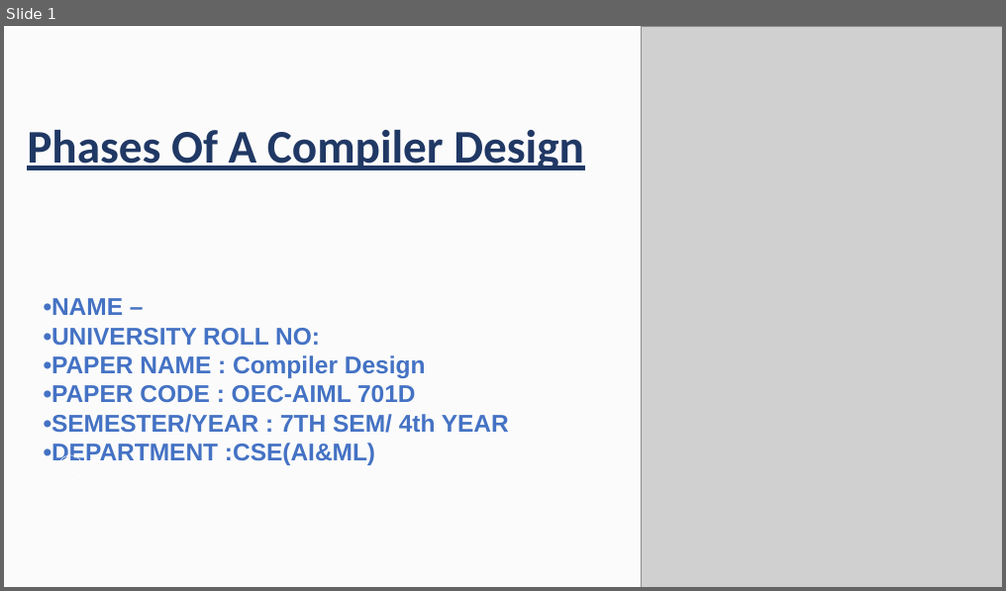
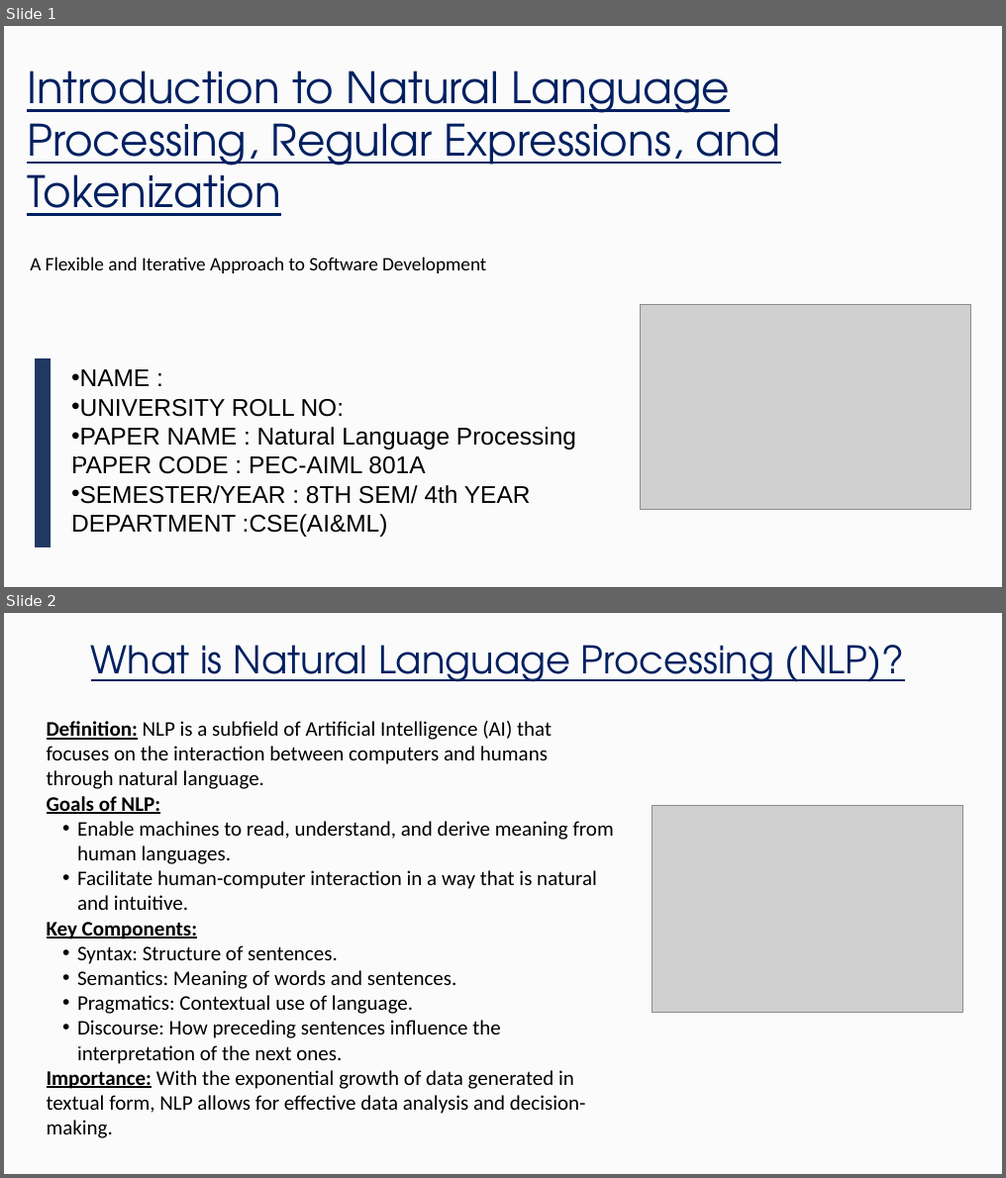
Before and after one commit to aditya2027krml/Undergraduate-CSE-AI-ML-Presentations-and-Reports-of-College, a slide deck: 4th Year/Presentations/34230821034.pptx. Shown one above the other, each under a label of ours: slide 1 before the commit, slides 1 and 2 after it. The pictures are 1006x591 and 1006x1178 pixels, drawn with LibreOffice and Linux fonts; fonts in the diff are those of the drawing; grey boxes stand for pictures; background and template pictures are left out. Boxes give left, top, right and bottom in pixels: in the first picture for what was removed or moved away, otherwise in the second. Text is boxed around its words. In the diff, an @@ line names an element or a change of style, - is before the commit and + after.

Commit message:
Add files via upload
Introduction to Natural Language Processing, Regular Expressions, and Tokenization

```diff
--- a/4th Year/Presentations/34230821034.pptx
+++ b/4th Year/Presentations/34230821034.pptx
@@ slide 2 added at <box>4,613,1002,1174</box>, background picture (left out) @@
@@ rectangle added at <box>4,613,1002,1174</box>, fill #FAFAFA at 75% opacity @@
@@ text added at <box>91,645,904,682</box>, 44 pt, text #002060, underline @@
+What is Natural Language Processing (NLP)?
@@ text added at <box>47,721,614,1139</box>, 24 pt, text #000000 @@
+Definition: NLP is a subfield of Artificial Intelligence (AI) that focuses on the interaction between computers and humans through natural language.
+Goals of NLP:
+  • Enable machines to read, understand, and derive meaning from human languages.
+  • Facilitate human-computer interaction in a way that is natural and intuitive.
+Key Components:
+  • Syntax: Structure of sentences.
+  • Semantics: Meaning of words and sentences.
+  • Pragmatics: Contextual use of language.
+  • Discourse: How preceding sentences influence the interpretation of the next ones.
+Importance: With the exponential growth of data generated in textual form, NLP allows for effective data analysis and decision-making.
@@ picture added at <box>651,805,962,1012</box> @@
@@ rounded rectangle added at <box>58,1043,83,1067</box>, outline #FFFFFF 0.6 pt @@
@@ slide 1 changed as well @@
@@ picture removed at <box>641,26,1002,587</box> @@
@@ text at <box>27,71,781,216</box>: text changed; size 54 to 50 pt; font Calibri to TeX Gyre Adventor; text colour #203864 to #002060; bold off @@
-Phases Of A Compiler Design
+Introduction to Natural Language Processing, Regular Expressions, and Tokenization
@@ text added at <box>30,257,486,274</box>, 22 pt, text #000000 @@
+A Flexible and Iterative Approach to Software Development
@@ picture added at <box>640,305,970,509</box> @@
@@ freeform shape added at <box>35,359,51,548</box>, fill #203864 @@
@@ text at <box>71,370,576,537</box>: text changed; text colour #4472C4 to #000000; bold off @@
-•NAME –
-•UNIVERSITY ROLL NO:
-•PAPER NAME : Compiler Design
-•PAPER CODE : OEC-AIML 701D
-•SEMESTER/YEAR : 7TH SEM/ 4th YEAR •DEPARTMENT :CSE(AI&ML)
+• NAME :
+• UNIVERSITY ROLL NO:
+• PAPER NAME : Natural Language Processing PAPER CODE : PEC-AIML 801A
+• SEMESTER/YEAR : 8TH SEM/ 4th YEAR DEPARTMENT :CSE(AI&ML)
```
Also in this commit, not shown: 1 other slide changed, 8 other slides added, 9 slides removed.
